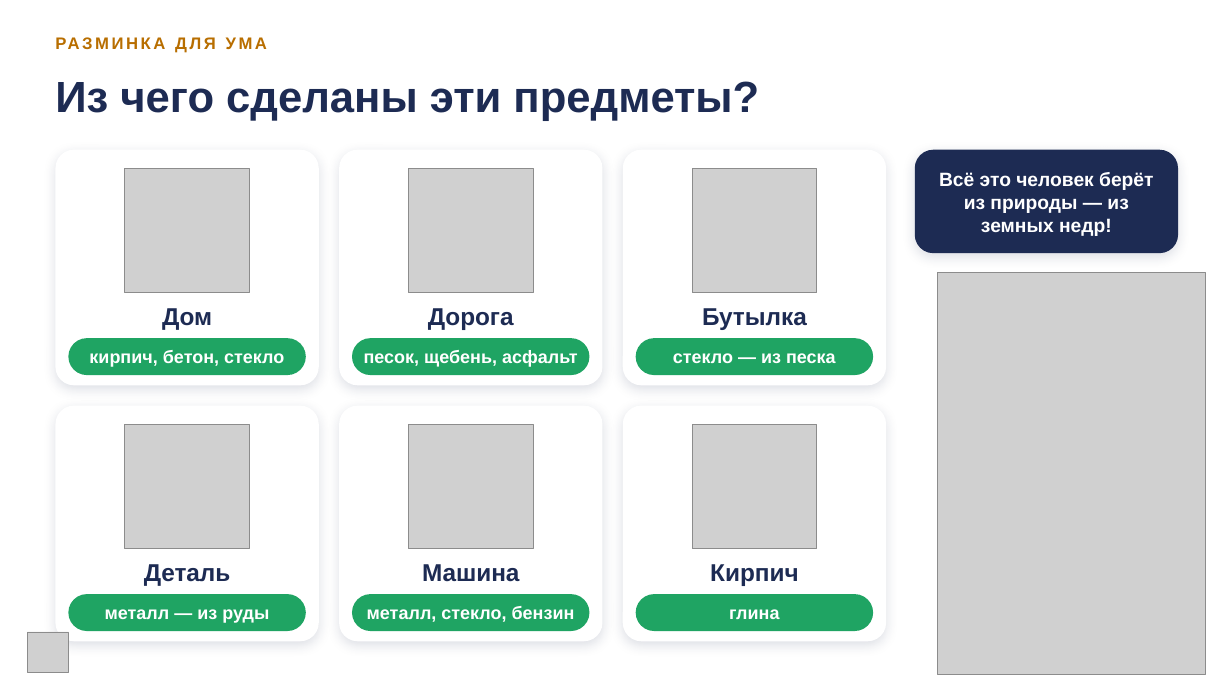
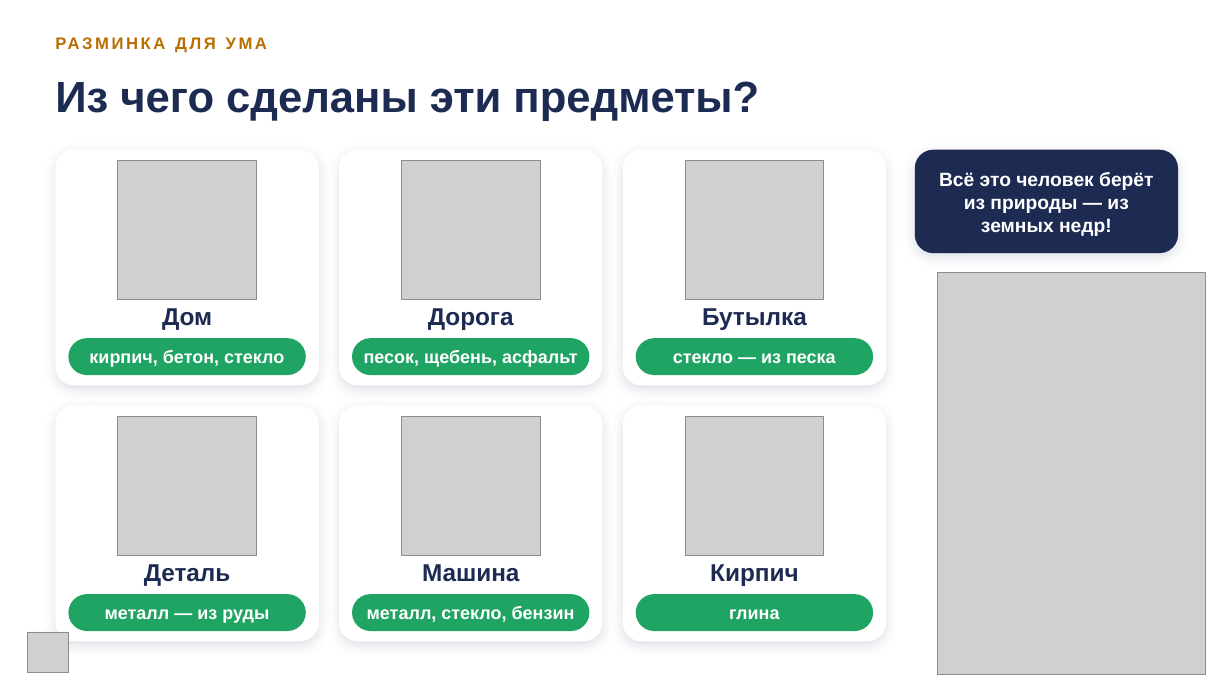
Before and after one commit to zxkaize-cell/kaize, a slide deck: slide 3 of presentations/Полезные_ископаемые/Использование_и_охрана_полезных_ископаемых.pptx. Drawn at 1232x693 pixels with LibreOffice and Linux fonts; fonts in the diff are those of the drawing; grey boxes stand for pictures; background and template pictures are left out. Boxes give left, top, right and bottom in pixels: in the first picture for what was removed or moved away, otherwise in the second. Text is boxed around its words. In the diff, an @@ line names an element or a change of style, - is before the commit and + after.

```diff
--- a/presentations/Полезные_ископаемые/Использование_и_охрана_полезных_ископаемых.pptx
+++ b/presentations/Полезные_ископаемые/Использование_и_охрана_полезных_ископаемых.pptx
@@ picture resized from (x1=125, y1=168, x2=250, y2=293) to (x1=117, y1=161, x2=256, y2=299) @@
@@ picture resized from (x1=409, y1=168, x2=533, y2=293) to (x1=401, y1=161, x2=540, y2=299) @@
@@ picture resized from (x1=692, y1=168, x2=817, y2=293) to (x1=686, y1=161, x2=824, y2=299) @@
@@ picture resized from (x1=125, y1=424, x2=250, y2=549) to (x1=117, y1=417, x2=256, y2=555) @@
@@ picture resized from (x1=409, y1=424, x2=533, y2=549) to (x1=401, y1=417, x2=540, y2=555) @@
@@ picture resized from (x1=692, y1=424, x2=817, y2=549) to (x1=686, y1=417, x2=824, y2=555) @@
```
Also in this commit, not shown: 5 other slides changed, 30 other files.
